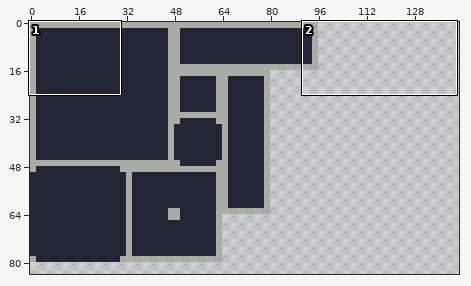
One commit to this pixel-art file: data/spritesheet.aseprite. Above, an overview of the earlier version with the close-up marked.
Close-up. Before the edit:
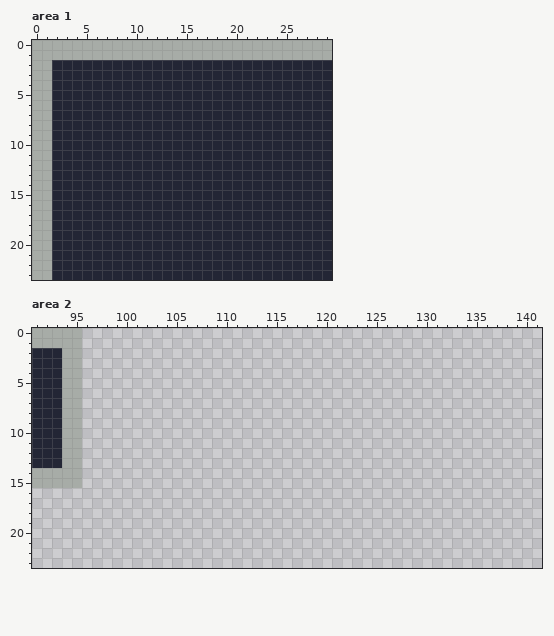
320x320 pixels, 1 frame. Shown: area 1: x 0..29, y 0..23; area 2: x 91..141, y 0..23. The wide view leaves out empty margins.
The same view after the edit:
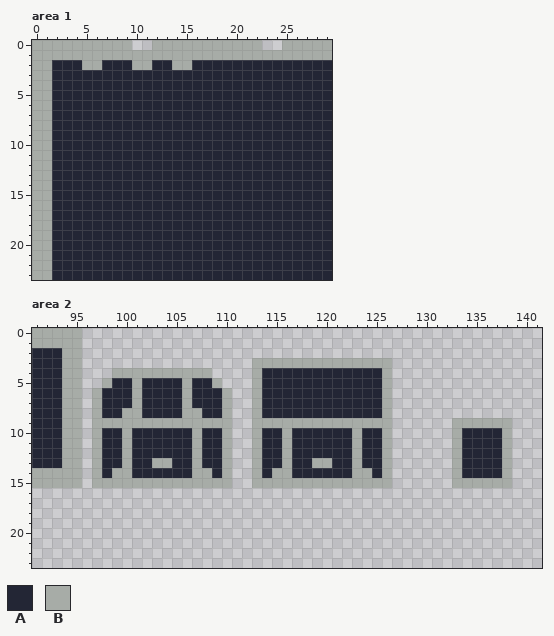
Palette (. is transparent): A #232635  B #a7aca7
From old to new:
Changed rows in their new state; - is an unchanged pixel.
Area 1:
first column x 5:
 0 -----..-----------..
 2 BB---BB--BB---------
Area 2:
first column x 97:
 3 ----------------BBBBBBBBBBBBBB------------
 4 --BBBBBBBBBB----BAAAAAAAAAAAAB------------
 5 -BAABAAAABAAB---BAAAAAAAAAAAAB------------
 6 BAAABAAAABAAAB--BAAAAAAAAAAAAB------------
 7 BAAABAAAABAAAB--BAAAAAAAAAAAAB------------
 8 BAABBAAAABBAAB--BAAAAAAAAAAAAB------------
 9 BBBBBBBBBBBBBB--BBBBBBBBBBBBBB------BBBBBB
10 BAABAAAAAABAAB--BAABAAAAAABAAB------BAAAAB
11 BAABAAAAAABAAB--BAABAAAAAABAAB------BAAAAB
12 BAABAAAAAABAAB--BAABAAAAAABAAB------BAAAAB
13 BAABAABBAABAAB--BAABAABBAABAAB------BAAAAB
14 BABBAAAAAABBAB--BABBAAAAAABBAB------BAAAAB
15 BBBBBBBBBBBBBB--BBBBBBBBBBBBBB------BBBBBB
Changed places in both close-ups, as pixel boxes (x1, y1, x2, y2):
changed: (82, 40, 192, 70)
erased: (262, 40, 282, 50)
added: (92, 358, 392, 488)
added: (452, 418, 512, 488)
